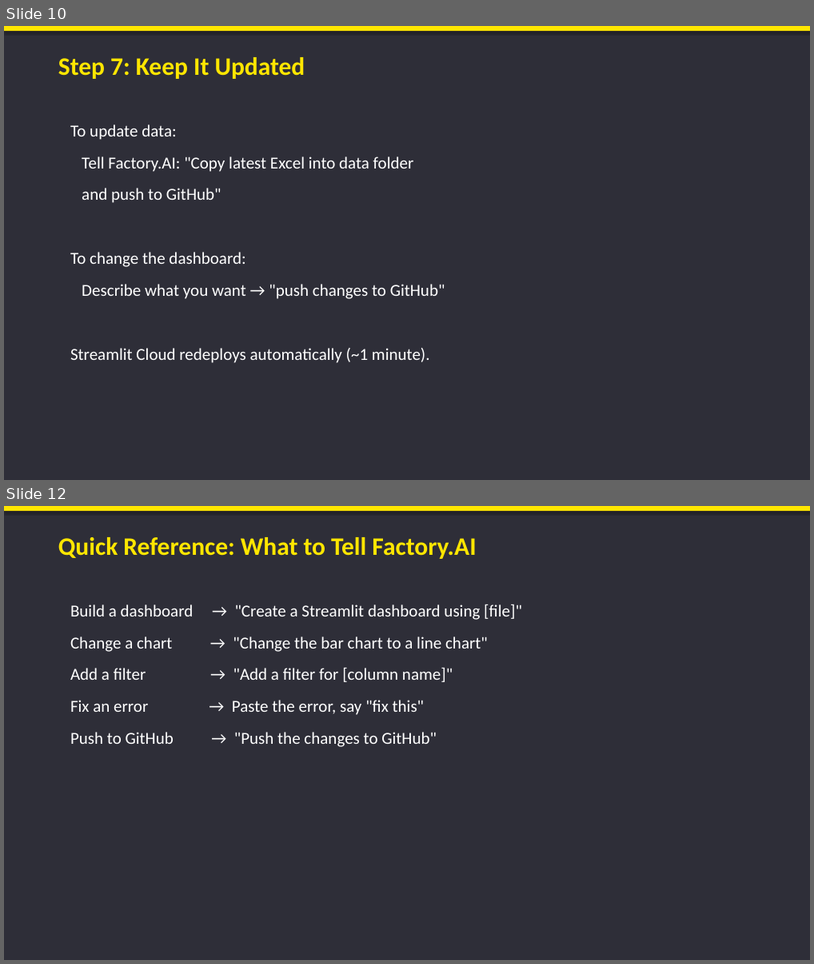
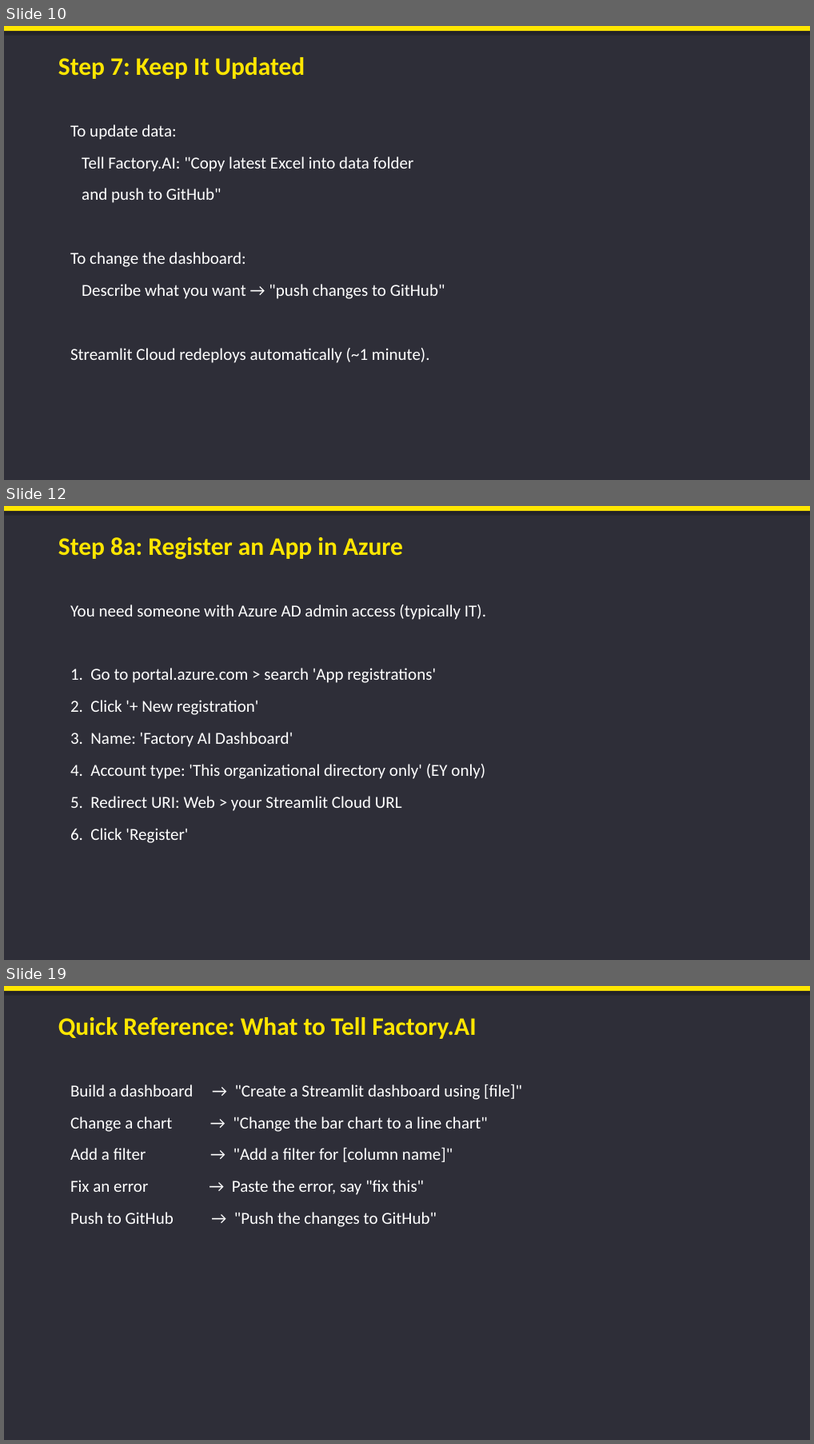
Before and after one commit to JustinDGold/Factory-Dashboard-demo, a slide deck: Factory_AI_Dashboard_Guide.pptx. Shown one above the other, each under a label of ours: slides 10 and 12 before the commit, slides 10, 12 and 19 after it; the slides between them are not shown. The pictures are 814x964 and 814x1444 pixels, drawn with LibreOffice and Linux fonts; fonts in the diff are those of the drawing. Boxes give left, top, right and bottom in pixels: in the first picture for what was removed or moved away, otherwise in the second. Text is boxed around its words. In the diff, an @@ line names an element or a change of style, - is before the commit and + after.

Commit message:
Add Azure SSO setup to all guides (Markdown, Word, PowerPoint)

```diff
--- a/Factory_AI_Dashboard_Guide.pptx
+++ b/Factory_AI_Dashboard_Guide.pptx
@@ slide 12 added at box(4, 506, 810, 960), background #2E2E38 @@
@@ rectangle added at box(4, 506, 810, 511), fill #FFE600 @@
@@ text added at box(58, 537, 403, 560), 30 pt, text #FFE600, bold @@
+Step 8a: Register an App in Azure
@@ text added at box(70, 604, 486, 843), 20 pt, text #FFFFFF @@
+You need someone with Azure AD admin access (typically IT).
+1. Go to portal.azure.com > search 'App registrations'
+2. Click '+ New registration'
+3. Name: 'Factory AI Dashboard'
+4. Account type: 'This organizational directory only' (EY only)
+5. Redirect URI: Web > your Streamlit Cloud URL
+6. Click 'Register'
@@ what was slide 12 is now slide 19 @@
```
Also in this commit, not shown: 1 slide changed, 6 other slides added, 4 other files.
